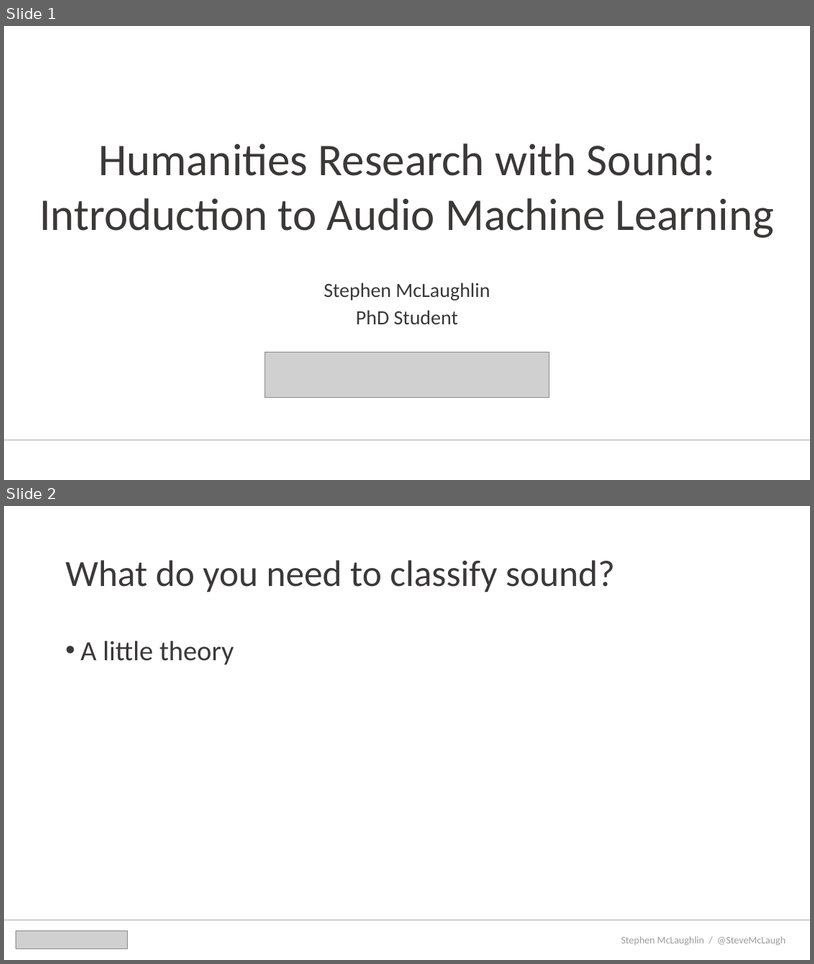
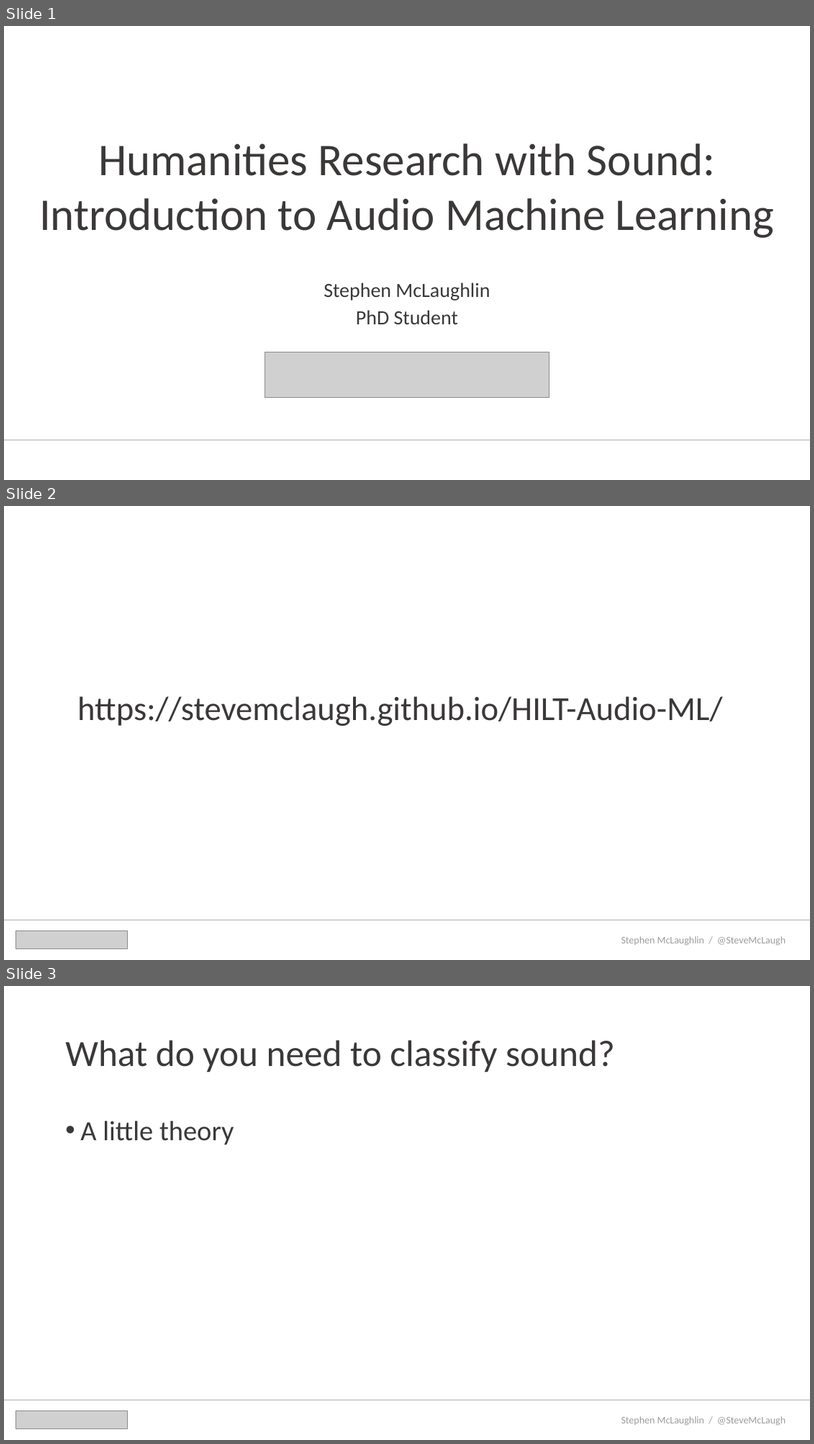
Before and after one commit to stevemclaugh/HILT-Audio-ML, a slide deck: Slides/Day_1.pptx. Shown one above the other, each under a label of ours: slides 1 and 2 before the commit, slides 1, 2 and 3 after it. The pictures are 814x964 and 814x1444 pixels, drawn with LibreOffice and Linux fonts; fonts in the diff are those of the drawing; grey boxes stand for pictures. Boxes give left, top, right and bottom in pixels: in the first picture for what was removed or moved away, otherwise in the second. Text is boxed around its words. In the diff, an @@ line names an element or a change of style, - is before the commit and + after.

```diff
--- a/Slides/Day_1.pptx
+++ b/Slides/Day_1.pptx
@@ slide 2 added at <box>4,506,810,960</box>, background #FFFFFF @@
@@ title added at <box>77,696,723,726</box>, 40 pt, text #3B3838 @@
+https://stevemclaugh.github.io/HILT-Audio-ML/
@@ line added from (4, 920) to (810, 920), #AFABAB 0.5 pt @@
@@ picture added at <box>16,931,127,949</box> @@
@@ text added at <box>622,936,786,944</box>, 12 pt, text #595959 at 60% opacity @@
+Stephen McLaughlin / @SteveMcLaugh
@@ what was slide 2 is now slide 3 @@
```
Also in this commit, not shown: 4 slides changed, 1 other slide added.
